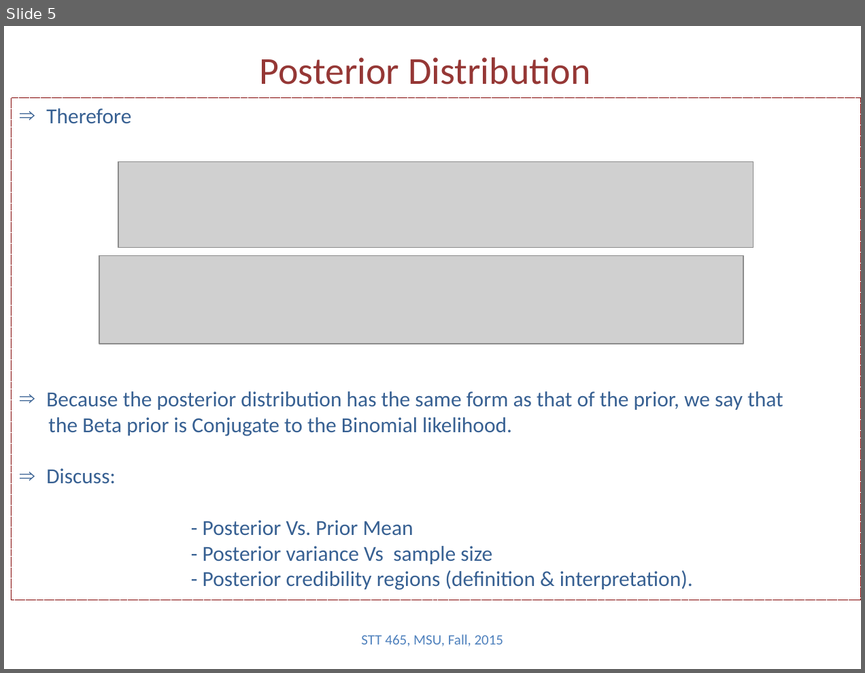
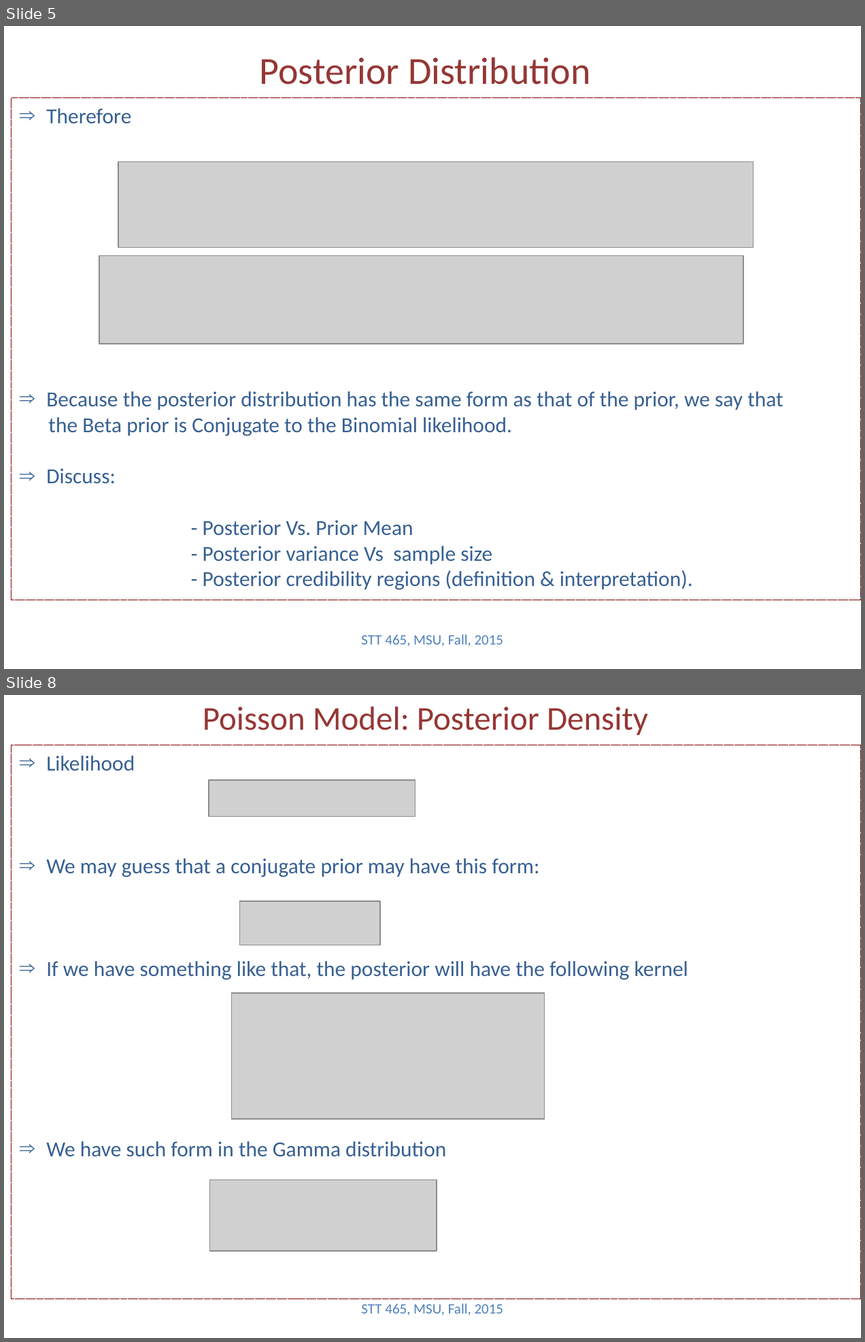
Before and after one commit to Boukos/STT465, a slide deck: STT465_3.pptx. Shown one above the other, each under a label of ours: slide 5 before the commit, slides 5 and 8 after it; the slides between them are not shown. The pictures are 865x673 and 865x1342 pixels, drawn with LibreOffice and Linux fonts; fonts in the diff are those of the drawing; grey boxes stand for pictures. Boxes give left, top, right and bottom in pixels: in the first picture for what was removed or moved away, otherwise in the second. Text is boxed around its words. In the diff, an @@ line names an element or a change of style, - is before the commit and + after.

```diff
--- a/STT465_3.pptx
+++ b/STT465_3.pptx
@@ slide 8 added at (4,695,861,1338), background #FFFFFF @@
@@ title added at (203,707,648,735), 28 pt, text #953735 @@
+Poisson Model: Posterior Density
@@ rectangle added at (11,745,861,1298), outline #800000 0.75 pt dashed, 18 pt, text #376092 @@
+⇒ Likelihood
+⇒ We may guess that a conjugate prior may have this form:
+⇒ If we have something like that, the posterior will have the following kernel
+⇒ We have such form in the Gamma distribution
@@ picture added at (209,780,415,817) @@
@@ picture added at (239,902,380,945) @@
@@ picture added at (231,993,544,1119) @@
@@ picture added at (209,1179,436,1250) @@
@@ text added at (361,1303,504,1315), 12 pt, text #4F81BD @@
+STT 465, MSU, Fall, 2015
```
Also in this commit, not shown: 2 other slides added.
